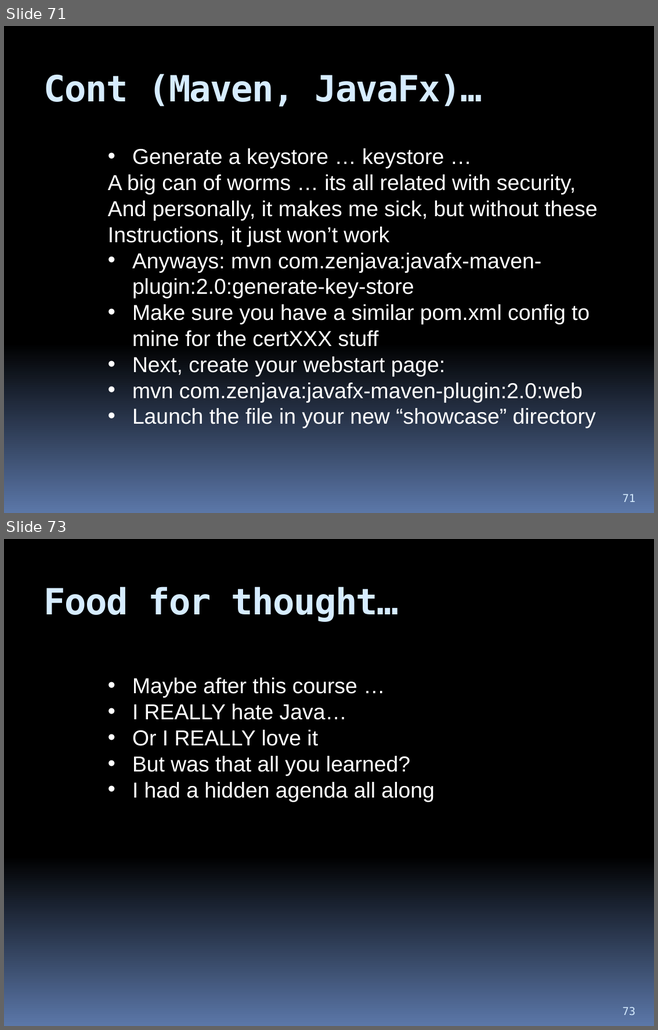
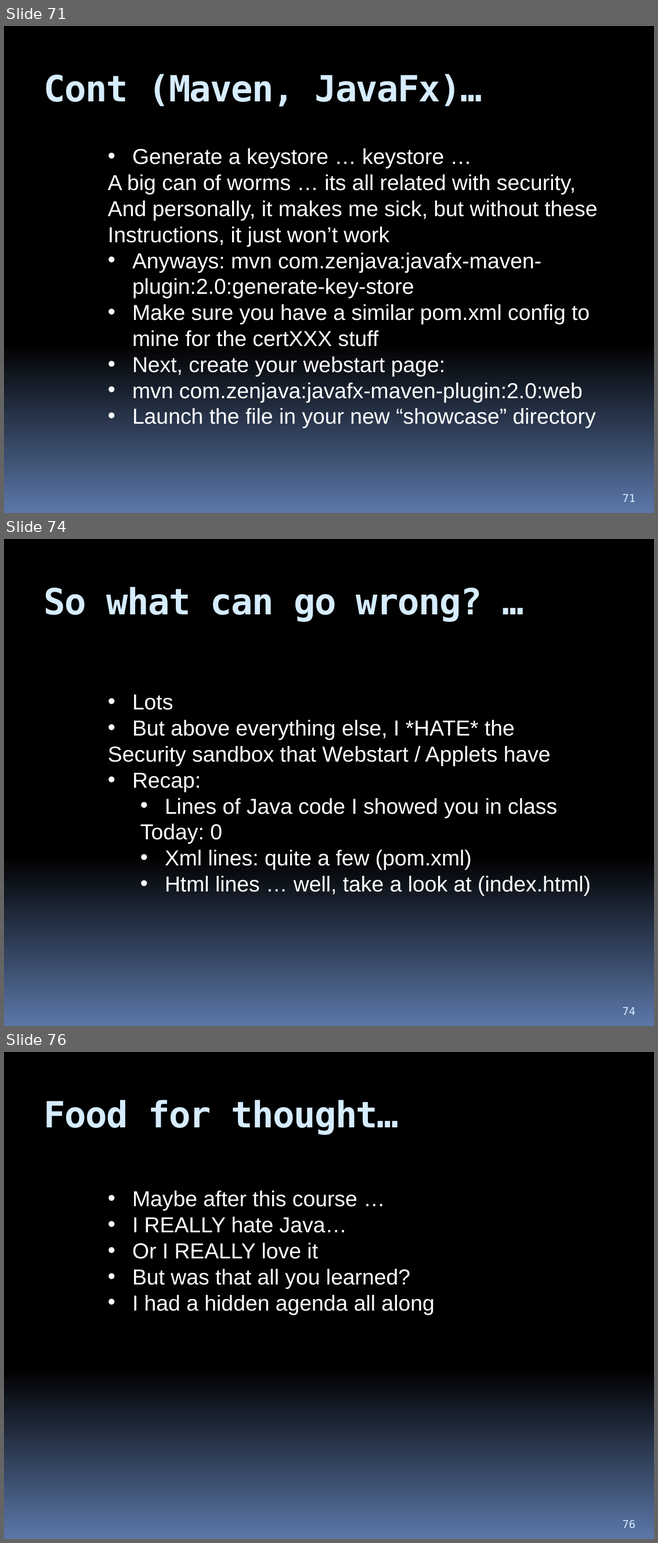
Before and after one commit to hchan/comp2613, a slide deck: coursePresentation.pptx. Shown one above the other, each under a label of ours: slides 71 and 73 before the commit, slides 71, 74 and 76 after it; the slides between them are not shown. The pictures are 658x1030 and 658x1543 pixels, drawn with LibreOffice and Linux fonts; fonts in the diff are those of the drawing. Boxes give left, top, right and bottom in pixels: in the first picture for what was removed or moved away, otherwise in the second. Text is boxed around its words. In the diff, an @@ line names an element or a change of style, - is before the commit and + after.

```diff
--- a/coursePresentation.pptx
+++ b/coursePresentation.pptx
@@ slide 74 added at [4, 539, 654, 1026], background gradient #000000 to #5B77A8 @@
@@ title added at [44, 587, 482, 622], 40 pt, text #D6ECFF, bold @@
+So what can go wrong? …
@@ text added at [108, 694, 590, 896], 24 pt, text #FFFFFF @@
+• Lots
+• But above everything else, I *HATE* the
+Security sandbox that Webstart / Applets have
+• Recap:
+  • Lines of Java code I showed you in class
+  Today: 0
+  • Xml lines: quite a few (pom.xml)
+  • Html lines … well, take a look at (index.html)
@@ page number added at [622, 1007, 635, 1015], 12 pt, text #D6ECFF @@
+74
@@ what was slide 73 is now slide 76 @@
@@ page number at [622, 1520, 635, 1528]: text changed @@
-73
+76
```
Also in this commit, not shown: 1 slide changed, 2 other slides added.
